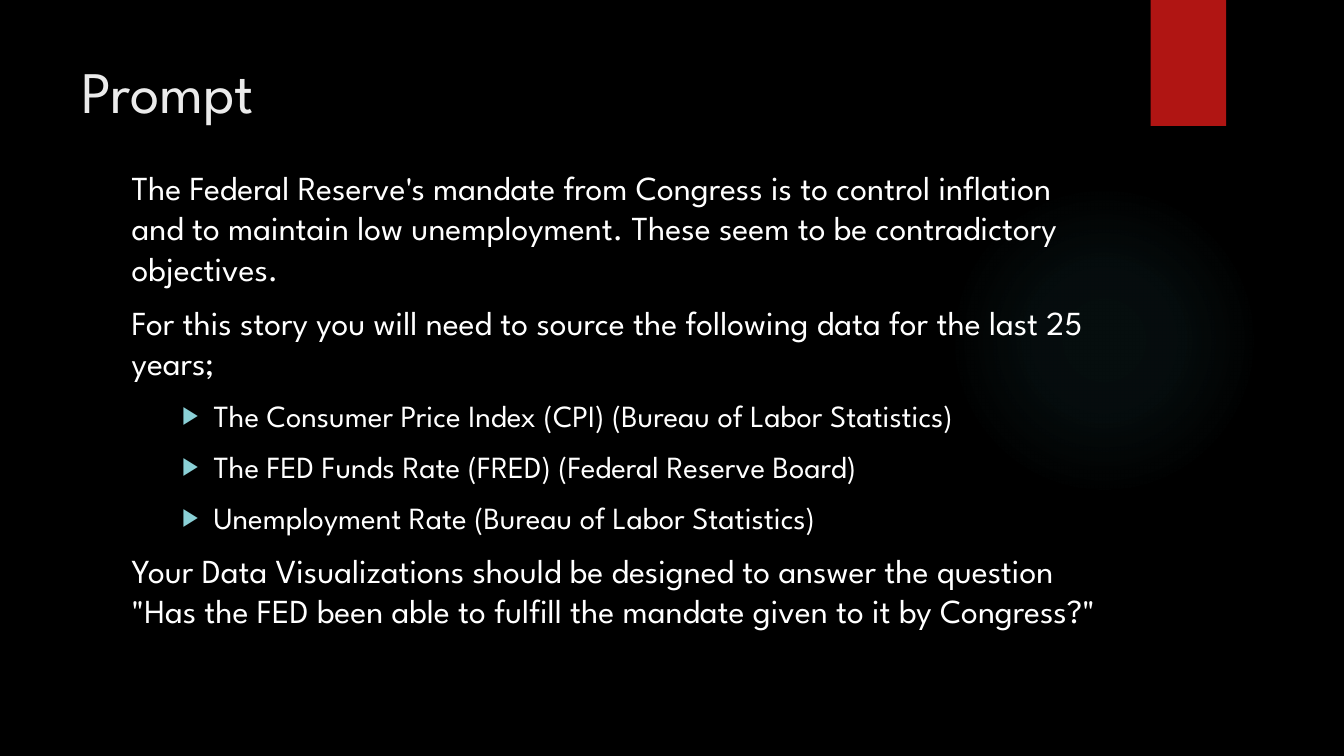
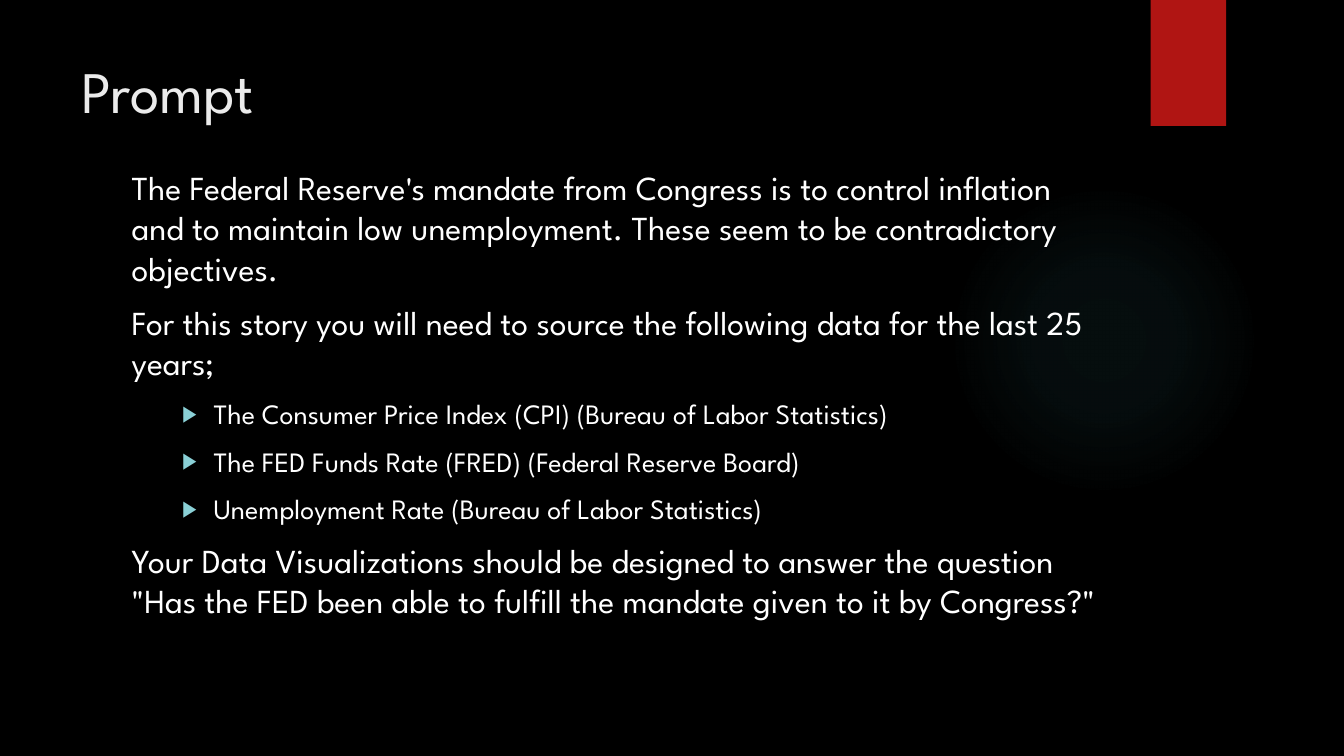
Before and after one commit to Stevee-G/Data608, a slide deck: slide 2 of Assignment2/DATA608_Assignment2_StevenGonzalez.pptx. Drawn at 1344x756 pixels with LibreOffice and Linux fonts; fonts in the diff are those of the drawing; background and template pictures are left out. Boxes give left, top, right and bottom in pixels: in the first picture for what was removed or moved away, otherwise in the second. Text is boxed around its words. In the diff, an @@ line names an element or a change of style, - is before the commit and + after.

```diff
--- a/Assignment2/DATA608_Assignment2_StevenGonzalez.pptx
+++ b/Assignment2/DATA608_Assignment2_StevenGonzalez.pptx
@@ text at box(214, 404, 888, 525): size 22 to 20 pt in "The Consumer Price Index (CPI) (Bureau of ...", "The FED Funds Rate (FRED) (Federal Reserve ...", "Unemployment Rate (Bureau of Labor Statistics)" @@
```
Also in this commit, not shown: 2 other slides changed, 4 slides added, 4 slides removed.
